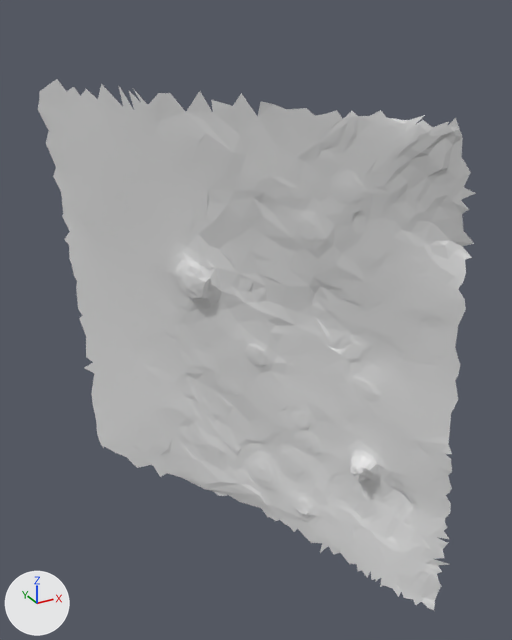
An edit to the glTF model moon small_tiles/tile_187.glb, drawn before and after from the same camera.
Before and after are seen from a 50 mm lens placed at (23.71, 3.72, 5.81), pointed at (27.12, 9.91, 2.71). Arrows for +X, +Y and +Z are at lower left; the lights stay in place. The first picture is the older version. Vertices at exactly the same position are counted once.

The first picture shows 't187'.
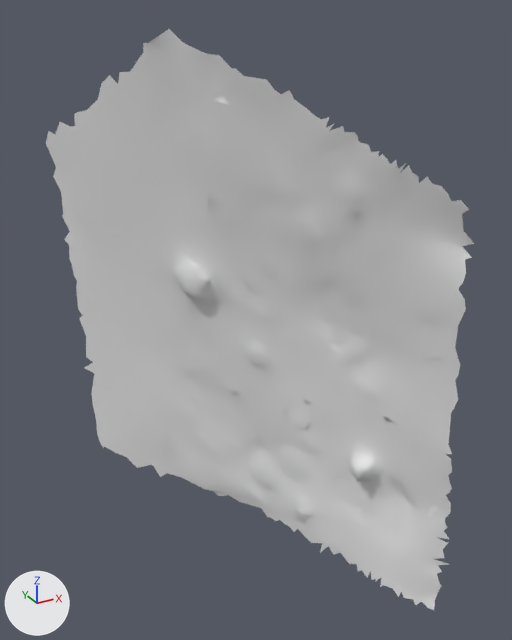
Where the change shows, as pixel boxes (x1, y1, x2, y2) in the pictures (512 x 640 px; the box of a moved part takes in the faces that stretch with it):
't187', reshaped (9% taller)
    before: (38, 79, 476, 611)
    after: (46, 29, 474, 611)
part 1 of me_t187, moved or reshaped
    before: (38, 79, 476, 201)
    after: (102, 29, 305, 116)

What the commit changed:
me_t187 is used by ob_t187; location (0.0, 0.0, 0.0).
me_t187 had 2172 vertices, 4152 faces and spanned x 25.6..28.12, y 7.58..12.57, z -0.13..5.12.
me_t187 now has 2148 vertices, 4096 faces and spans x 25.65..28.12, y 7.64..12.57, z -0.13..5.64.
Part 1, on me_t187:
85 vertices are removed from x 25.6..27.74, y 7.58..12.39, z 4.53..5.11.
175 faces are deleted.
61 vertices are added at x 26.07..27.01, y 9.06..11.09, z 5.02..5.64.
119 new faces join them.
